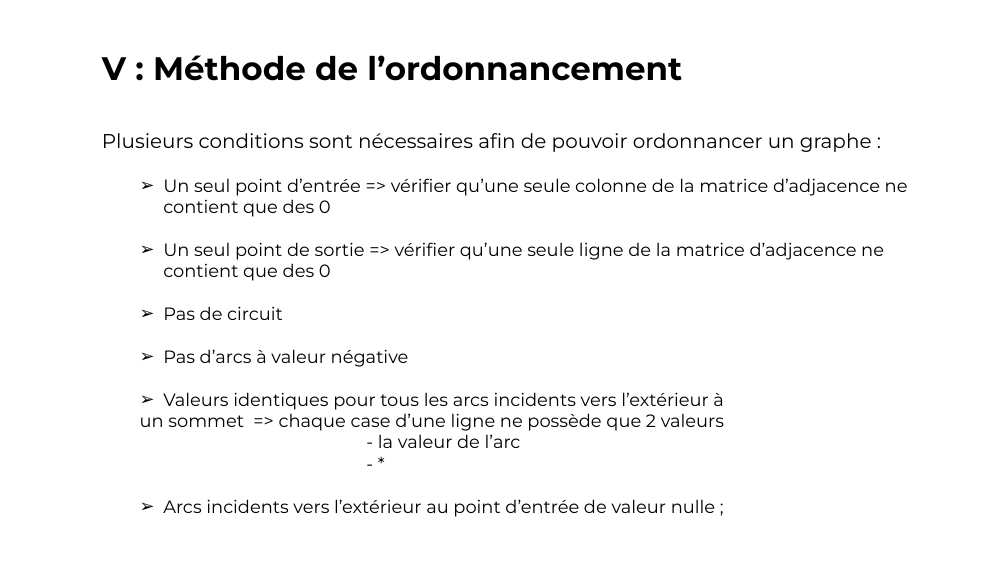
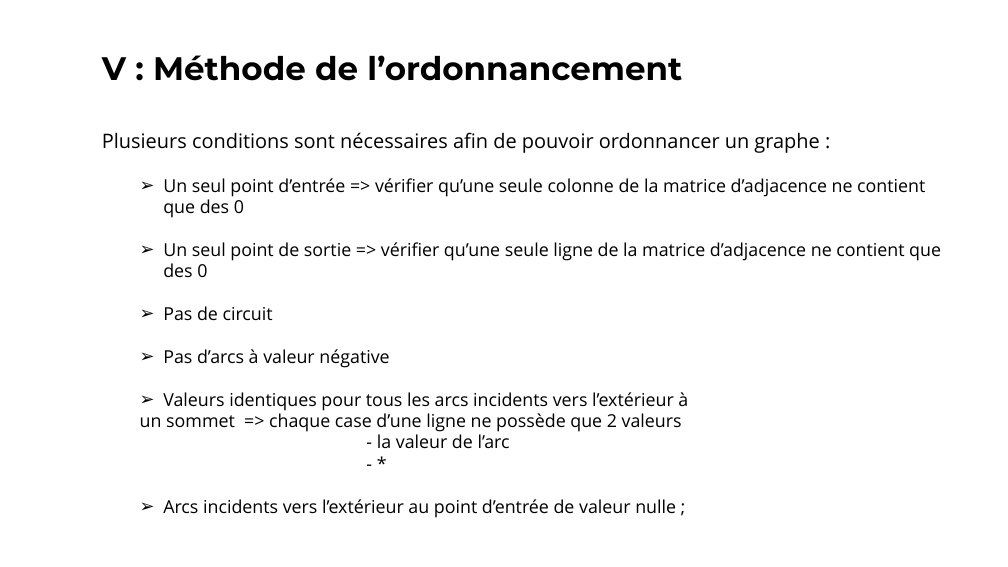
Before and after one commit to vincentdbs/ProjetTheorieDesGraphes, a slide deck: slide 11 of A4_Presentation.pptx. Drawn at 1008x567 pixels with LibreOffice and Linux fonts; fonts in the diff are those of the drawing. Boxes give left, top, right and bottom in pixels: in the first picture for what was removed or moved away, otherwise in the second. Text is boxed around its words. In the diff, an @@ line names an element or a change of style, - is before the commit and + after.

```diff
--- a/A4_Presentation.pptx
+++ b/A4_Presentation.pptx
@@ text "Plusieurs conditions sont nécessaires afin ..." at bbox=[102, 132, 941, 518]: font Montserrat to Open Sans @@
```
Also in this commit, not shown: 5 other slides changed.
